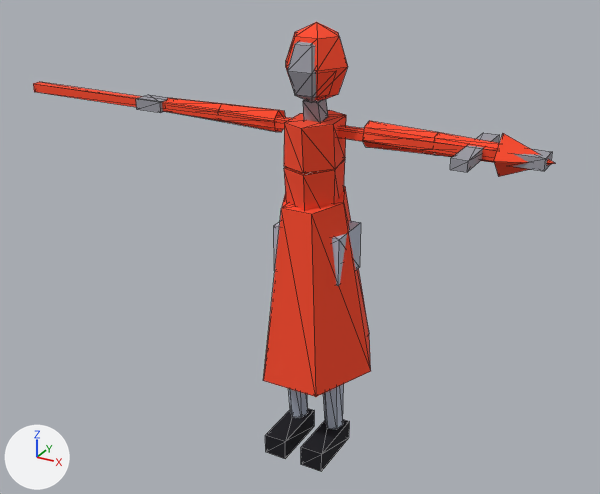
Before and after pictures for a commit that changed the glTF model packages/client/public/models/curandeiro.glb.
Both versions are drawn from a camera (50 mm lens) standing at (1.38, -2.62, 2.22) and looking at (-0.12, 0.1, 0.85). The axes (+X, +Y, +Z) are drawn at lower left. The lights are the same throughout. The older version comes first. Mesh edges are drawn as thin lines. Vertices at exactly the same position are counted once.

Before the edit, the objects in view are built like this:
```python
me_curandeiro = bpy.data.meshes.new('curandeiro')
me_curandeiro.from_pydata(...)  # 247 vertices, 394 faces; spans x -1.42..0.86, y -0.2..0.3, z 0.01..1.77
me_curandeiro.materials.append(mat_atlas)  # picture img_atlas
ob_curandeiro_001 = bpy.data.objects.new('curandeiro.001', me_curandeiro)
ob_curandeiro_001.location = (0.0, 0.0, 0.0)
```
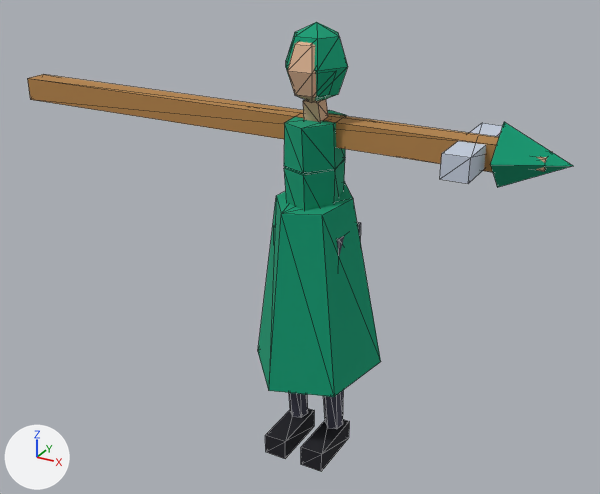
The change, as a list of edits to the scene's bpy script:
```text
Change me_curandeiro:
    used by ob_curandeiro_001; location = (0.0, 0.0, 0.0)
    remove me_curandeiro.from_pydata(...)  # 247 vertices, 394 faces; spans x -1.42..0.86, y -0.2..0.3, z 0.01..1.77
    add me_curandeiro.from_pydata(...)  # 247 vertices, 394 faces; spans x -1.42..0.92, y -0.25..0.34, z 0.01..1.77
    me_curandeiro part 1: the loose piece of 8 vertices spanning x -1.42..0.68, y 0.02..0.06, z 1.36..1.4 is scaled about its middle by (1, 2.5, 2.5)
    me_curandeiro part 2: the loose piece of 5 vertices spanning x 0.68..0.86, y -0.03..0.12, z 1.3..1.45 is scaled about its middle by (1.32, 1.5, 1.5), then moved by (0.03, 0.0, 0.0)
    me_curandeiro part 3: the loose piece of 8 vertices spanning x 0.57..0.62, y -0.13..0.22, z 1.36..1.4 is scaled about its middle by (1.67, 1.22, 2.25)
    me_curandeiro part 4
    me_curandeiro.vertices[214].co: (0.06, -0.14, 1.11) -> (0.1, -0.13, 1.11)  # pixel (311, 214) -> pixel (321, 215)
    me_curandeiro.vertices[215].co: (0.24, 0.05, 0.4) -> (0.25, 0.13, 0.4)  # pixel (370, 371) -> pixel (380, 361)
    me_curandeiro.vertices[216].co: (0.12, 0.0, 1.12) -> (0.14, 0.05, 1.13)  # pixel (343, 202) -> pixel (353, 198)
    me_curandeiro.vertices[217].co: (0.12, -0.2, 0.38) -> (0.18, -0.17, 0.38)  # pixel (315, 396) -> pixel (334, 396)
    me_curandeiro.vertices[218].co: (0.12, 0.3, 0.41) -> (0.07, 0.34, 0.42)  # pixel (369, 333) -> not seen
    me_curandeiro.vertices[219].co: (0.06, 0.14, 1.13) -> (0.04, 0.18, 1.13)  # pixel (345, 186) -> pixel (344, 181)
    me_curandeiro.vertices[220].co: (-0.12, 0.3, 0.41) -> (-0.18, 0.26, 0.41)
    me_curandeiro.vertices[221].co: (-0.06, 0.14, 1.13) -> (-0.1, 0.14, 1.13)
    me_curandeiro.vertices[222].co: (-0.24, 0.05, 0.4) -> (-0.25, -0.03, 0.39)  # not seen -> pixel (257, 351)
    me_curandeiro.vertices[223].co: (-0.12, 0.0, 1.12) -> (-0.14, -0.05, 1.12)  # pixel (285, 191) -> pixel (276, 195)
    me_curandeiro.vertices[224].co: (-0.12, -0.2, 0.38) -> (-0.07, -0.25, 0.38)  # pixel (263, 380) -> pixel (268, 390)
    me_curandeiro.vertices[225].co: (-0.06, -0.14, 1.11) -> (-0.04, -0.18, 1.11)  # pixel (281, 208) -> pixel (281, 213)
    me_curandeiro part 5: texture (UV) coordinates of 394 of 394 faces, centred in x -1.42..0.84, y -0.18..0.24, z 0.01..1.74, changed; they spanned u 0.09..0.84, v 0.72..0.91 and now span u 0.06..0.69, v 0.56..0.81
```

Changed parts and their boxes (x1, y1, x2, y2) in the pictures (600 x 494 px; the box of a moved part takes in the faces that stretch with it):
'curandeiro.001', reshaped, surface changed: before (33, 22, 555, 472); after (27, 22, 573, 472)
part 1 of me_curandeiro, moved or reshaped: before (33, 82, 497, 161); after (27, 74, 499, 172)
part 2 of me_curandeiro, moved or reshaped: before (494, 133, 555, 177); after (490, 122, 573, 188)
part 3 of me_curandeiro, moved or reshaped: before (450, 133, 499, 172); after (440, 123, 502, 184)
part 4 of me_curandeiro, moved or reshaped: before (263, 186, 371, 397); after (258, 181, 381, 397)
part 5 of me_curandeiro, surface changed: before (33, 22, 555, 439); after (27, 22, 573, 439)
